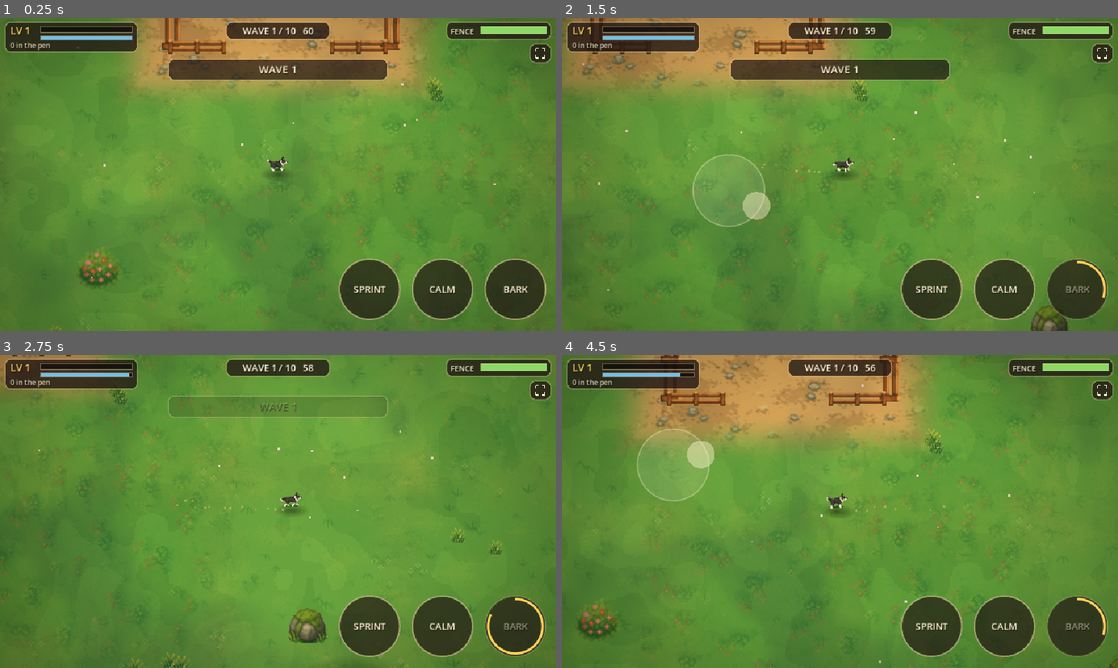
Above: before the commit, frames 1-4 (two rows, left to right).
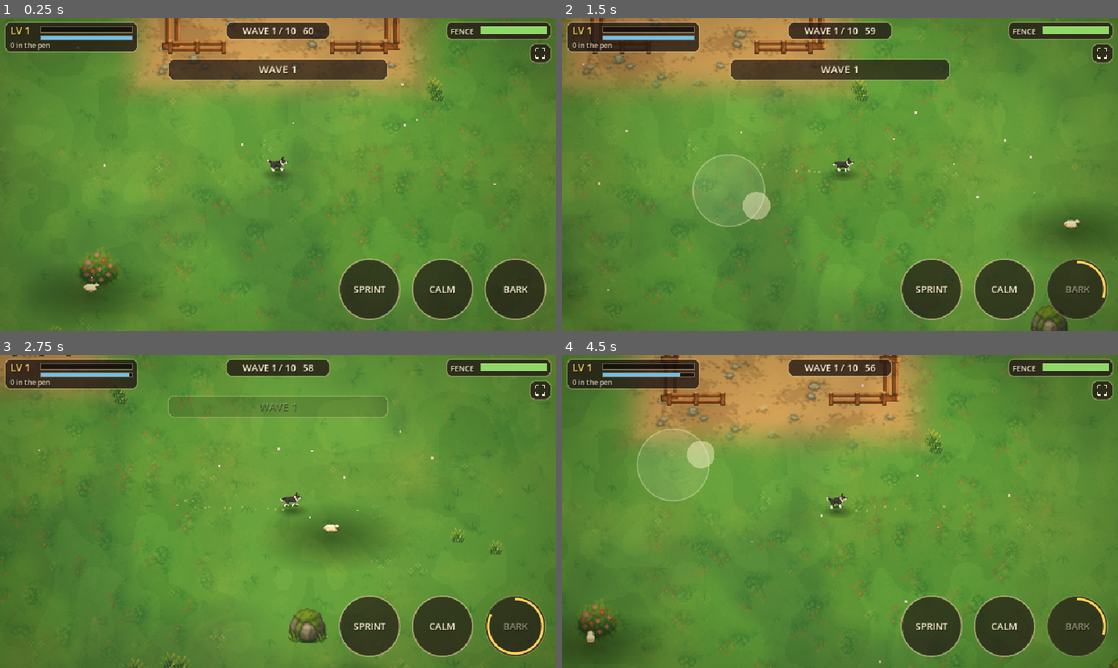
Above: after the commit, the same moments.

Repository: SavageLion/EigthArcanum
Game: Godot game, scene res://main.tscn
Same seed, same stepped clock (60 frames per second), same inputs: the game is played once before the commit and once after it.
Inputs (mouse positions are in pixels of both pictures, inside the frame that each line leads up to):
- Up to frame 1 (0.25 s): no input
- Up to frame 2 (1.5 s): tap Enter at 0.5 s; move the mouse to (962, 158) at 0.52 s; hold D 0.53-1.25 s; tap 1 at 0.6 s; click (962, 158) at 0.67 s; tap Space at 0.77 s; drag from (728, 190) to (812, 237) at 1.27 s
- Up to frame 3 (2.75 s): move the mouse to (333, 442) at 2.02 s; hold D from 2.03 s (still down); tap 3 at 2.1 s
- Up to frame 4 (4.5 s): release D at 2.75 s; drag from (812, 574) to (673, 464) at 2.77 s; move the mouse to (1006, 558) at 3.52 s; hold A 3.53-4.25 s; hold Shift 3.53-4.25 s; tap Space at 3.77 s; drag from (673, 464) to (756, 433) at 4.27 s

The runs differ from the first frame. In frame 1, 1.4% of the frame differs, in the area x 9-25%, y 80-96%; in frame 2, 1.8%; in frame 3, 2.1%, in the area x 50-69%, y 50-67%; in frame 4, 1.1%.

Commit message:
Survivors: more animals and raiders, faster stronger auto attacks
Co-Authored-By: Claude Sonnet 5.5 <noreply@anthropic.com>

Diff:
--- a/prototypes/sheepdog-survivors/fox.gd
+++ b/prototypes/sheepdog-survivors/fox.gd
@@ -22,8 +22,8 @@
 
 const KINDS: Dictionary = {
 	"fox": {"cell": 52, "scale": 0.62, "r": 6.0, "hp": 2.0, "spd": 125.0, "dps": 4.0, "sh": 0.4},
-	"wolf": {"cell": 76, "scale": 0.5, "r": 9.0, "hp": 7.0, "spd": 108.0, "dps": 11.0, "sh": 0.6},
-	"bear": {"cell": 76, "scale": 0.8, "r": 15.0, "hp": 32.0, "spd": 58.0, "dps": 26.0, "sh": 1.0},
+	"wolf": {"cell": 76, "scale": 0.5, "r": 9.0, "hp": 5.0, "spd": 108.0, "dps": 11.0, "sh": 0.6},
+	"bear": {"cell": 76, "scale": 0.8, "r": 15.0, "hp": 24.0, "spd": 58.0, "dps": 26.0, "sh": 1.0},
 }
 
 func setup(k: String, frames: SpriteFrames, shadow_tex: Texture2D, hp_mult: float) -> void:
--- a/prototypes/sheepdog-survivors/main.gd
+++ b/prototypes/sheepdog-survivors/main.gd
@@ -65,7 +65,7 @@
 var xp: float = 0.0
 var xp_need: float = 30.0
 var pending: int = 0
-var perk_lv: Dictionary = {}
+var perk_lv: Dictionary = {"stick": 1}
 var choices: Array = []
 var result: Dictionary = {}
 var banner: String = ""
@@ -132,7 +132,7 @@
 	ysort.add_child(dog)
 	dog.setup(dog_frames, shadow_tex)
 	dog.position = world.dog_start
-	for i in 7:
+	for i in 18:
 		spawn_stray(true)
 	_setup_camera()
 	_setup_layers()
@@ -317,12 +317,12 @@
 
 # ---------------------------------------------------------------- stats from perks
 func swipe_dmg() -> float:
-	return 1.0 + float(pl("nip"))
+	return 2.0 + float(pl("nip"))
 func swipe_r() -> float:
-	return 40.0 * (1.0 + 0.2 * float(pl("reach")))
+	return 52.0 * (1.0 + 0.2 * float(pl("reach")))
 func swipe_cd() -> float:
 	var goats: int = int(pen_counts.get("goat", 0))
-	return 0.9 * pow(0.87, float(pl("paws"))) * (1.0 - minf(0.3, 0.03 * float(goats)))
+	return 0.5 * pow(0.87, float(pl("paws"))) * (1.0 - minf(0.3, 0.03 * float(goats)))
 func bark_r() -> float:
 	return 150.0 * (1.0 + 0.2 * float(pl("bark")))
 func bark_cd() -> float:
@@ -339,19 +339,19 @@
 func repair_rate() -> float:
 	return 5.0 * (1.0 + 0.6 * float(pl("paw2")))
 func stick_cd() -> float:
-	return 2.4 * pow(0.9, float(pl("stick") - 1))
+	return 1.5 * pow(0.9, float(pl("stick") - 1))
 func stick_dmg() -> float:
-	return 2.0 + float(pl("stick"))
+	return 3.0 + float(pl("stick"))
 
 # ---------------------------------------------------------------- waves
 func start_wave(n: int) -> void:
 	wave = n
 	wave_t = 0.0
 	events.clear()
-	var fox_n: int = 2 + n + n / 2
-	var wolf_n: int = maxi(0, n - 2)
+	var fox_n: int = 5 + 2 * n
+	var wolf_n: int = n - 1
 	for i in fox_n:
-		events.append({"t": randf_range(1.0, 50.0), "k": "fox"})
+		events.append({"t": randf_range(1.0, 54.0), "k": "fox"})
 	for i in wolf_n:
 		events.append({"t": randf_range(4.0, 52.0), "k": "wolf"})
 	if n == 5:
@@ -404,7 +404,7 @@
 		fr = wolf_frames
 	elif k == "bear":
 		fr = bear_frames
-	f.setup(k, fr, shadow_tex, 1.0 + 0.12 * float(wave - 1))
+	f.setup(k, fr, shadow_tex, 1.0 + 0.1 * float(wave - 1))
 	f.position = edge_point(k == "fox")
 	foxes.append(f)
 	if k == "bear":
@@ -466,12 +466,12 @@
 	run_events()
 	stray_t -= dt
 	if stray_t <= 0.0:
-		stray_t = maxf(2.2, 6.0 - float(wave) * 0.3)
+		stray_t = maxf(1.2, 2.6 - float(wave) * 0.12)
 		var loose: int = 0
 		for s in sheep:
 			if not (s as Sheep).in_pen:
 				loose += 1
-		if loose < 11:
+		if loose < 26:
 			spawn_stray(false)
 	for pu in popups:
 		pu["t"] = float(pu["t"]) - dt
